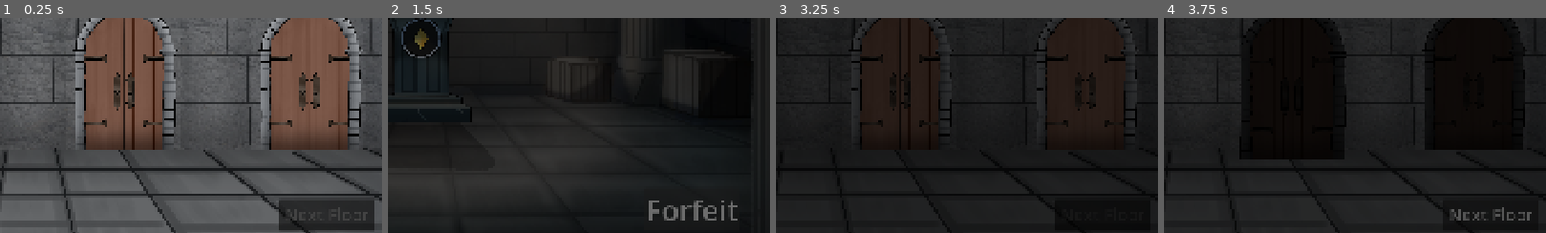
Above: before the commit, frames 1-4 (left to right).
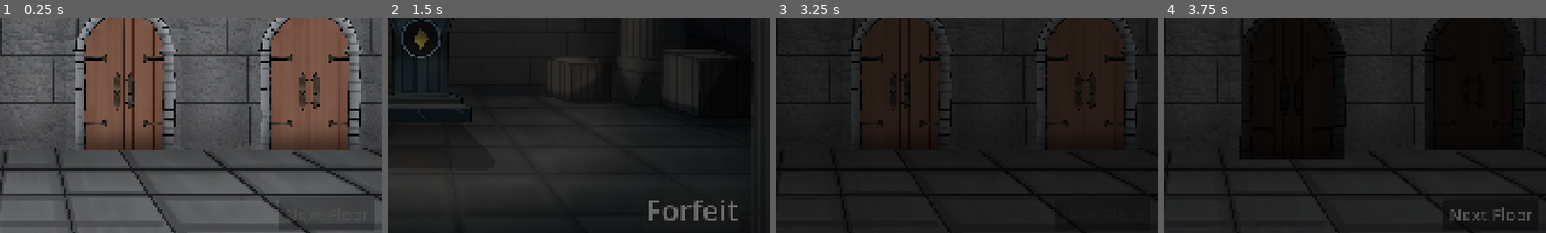
Above: after the commit, the same moments.

Repository: GanisAD/SCOUNDREL-COMPFEST-18-IGI
Game: Godot game, scene res://Scene/explore.tscn
The game is run twice, just before and just after one commit, with the same random seed, the same clock (stepped at 60 frames per second) and the same inputs.
Inputs (mouse positions are % of the whole screen's width and height, from its top left):
- Up to frame 1 (0.25 s): no input
- Up to frame 2 (1.5 s): tap Enter at 0.5 s; drag from (3, 40) to (60, 28) at 0.52 s; click "Forfeit" at 1.25 s
- Up to frame 3 (3.25 s): drag from (28, 40) to (45, 70) at 2.02 s; click "Forfeit" at 2.75 s
- Up to frame 4 (3.75 s): move the mouse to (52, 40) at 3.52 s; press the mouse at (52, 40) at 3.53 s
The pictures show only the part of the screen within x 46-96%, y 44-94%; the shares and areas given below are measured in that part.

The runs differ from the first frame. In frame 1, 2.0% of the frame differs, in the area x 73-98%, y 84-97%; in frame 2, nothing differs; in frame 3, less than 0.1%; in frame 4, nothing differs.

Commit message:
refactoring exploration caps

Diff:
--- a/Script/Exploration/dungeon_manager.gd
+++ b/Script/Exploration/dungeon_manager.gd
@@ -18,8 +18,12 @@
 			door.door_index = i
 			door.door_selected.connect(_on_door_selected)
 
+	Events.floor_changed.connect(_on_floor_changed)
 	update_floor_ui()
 	setup_doors_state()
+
+func _on_floor_changed(new_floor: int, _max_floor: int) -> void:
+	update_floor_ui(new_floor)
 
 func setup_doors_state() -> void:
 	# Cek apakah GameManager sudah memiliki data pintu dari sebelum forfeit/battle
@@ -40,22 +44,21 @@
 		if door:
 			door.set_door_state(Door.State.DISABLED)
 
-	GameManager.explored_room += 1
+	GameManager.record_room_explored()
 	GameManager.enter_room(selected_room, index)
 
 func _on_elevator_used() -> void:
-
-	if GameManager.current_floor == GameManager.max_floor:
+	if GameManager.is_at_max_floor():
+		print("DungeonManager: Mencapai akhir labirin (lantai maksimum)!")
+		Events.dungeon_completed.emit()
 		return
 
-	GameManager.current_floor += 1
-	GameManager.explored_room = 0
-	update_floor_ui()
-	reroll_all_doors()
+	if GameManager.advance_floor():
+		reroll_all_doors()
 
-func update_floor_ui() -> void:
+func update_floor_ui(floor_number: int = GameManager.current_floor) -> void:
 	if floor_label:
-		floor_label.text = "Current Floor : %d" % GameManager.current_floor
+		floor_label.text = "Current Floor : %d" % floor_number
 	else:
 		push_error("DungeonManager: floor_label TIDAK DITEMUKAN / NULL!")
 
--- a/Script/Exploration/elevator.gd
+++ b/Script/Exploration/elevator.gd
@@ -8,15 +8,27 @@
 	# Menghubungkan sinyal klik bawaan Button ke pemancar sinyal elevator_used
 	pressed.connect(_on_pressed)
 
-func _process(_delta: float) -> void:
-	if GameManager.explored_room < GameManager.min_explored_room:
-		modulate = Color(0.3, 0.3, 0.3)
-		mouse_filter = Control.MOUSE_FILTER_IGNORE
-	else:
+	# Dengarkan perubahan progres eksplorasi secara reaktif
+	Events.room_exploration_changed.connect(_on_room_exploration_changed)
+
+	# Inisialisasi tampilan awal sesuai data di GameManager
+	update_state(GameManager.explored_room, GameManager.MIN_EXPLORED_ROOM_PER_FLOOR)
+
+func _on_room_exploration_changed(current: int, required_min: int) -> void:
+	update_state(current, required_min)
+
+func update_state(current: int, required_min: int) -> void:
+	var is_unlocked: bool = current >= required_min
+	disabled = not is_unlocked
+
+	if is_unlocked:
 		modulate = Color.WHITE
 		mouse_filter = Control.MOUSE_FILTER_STOP
-
+	else:
+		modulate = Color(0.4, 0.4, 0.4)
+		mouse_filter = Control.MOUSE_FILTER_IGNORE
 
 func _on_pressed() -> void:
-	print("Elevator: Tombol dipencet!")
-	elevator_used.emit()
+	if not disabled:
+		print("Elevator: Tombol dipencet!")
+		elevator_used.emit()
--- a/Script/Game_System/eventBus.gd
+++ b/Script/Game_System/eventBus.gd
@@ -101,3 +101,20 @@
 ## Sinyal umum yang dapat dipancarkan oleh komponen UI saat tombol umum ditekan.
 @warning_ignore("unused_signal")
 signal ui_button_clicked
+
+
+# ==========================================
+# EVENT EKSPLORASI & PROGRESSI LABIRIN
+# ==========================================
+
+## Dipanggil saat lantai berubah (lantai baru dinaiki).
+@warning_ignore("unused_signal")
+signal floor_changed(current_floor: int, max_floor: int)
+
+## Dipanggil saat jumlah ruangan yang dijelajahi pada lantai saat ini berubah.
+@warning_ignore("unused_signal")
+signal room_exploration_changed(current: int, required_min: int)
+
+## Dipanggil saat pemain menyelesaikan lantai maksimum (mencapai atap labirin / boss akhir).
+@warning_ignore("unused_signal")
+signal dungeon_completed
--- a/Script/Game_System/game_manager.gd
+++ b/Script/Game_System/game_manager.gd
@@ -1,11 +1,16 @@
 # game_manager.gd
 extends Node
 
+# --- KONFIGURASI BATAS PROGRES (CAPS) ---
+const MIN_EXPLORED_ROOM_PER_FLOOR: int = 3
+const MAX_ROOMS_PER_FLOOR: int = 4
+const MAX_FLOOR: int = 13
+
 # --- DATA PROGRES PEMAIN (RUN DATA) ---
 var current_floor: int = 1
-var max_floor: int = 13
+var max_floor: int = MAX_FLOOR
 var explored_room: int = 0
-var min_explored_room: int = 3
+var min_explored_room: int = MIN_EXPLORED_ROOM_PER_FLOOR
 var player_hp: int = 100
 var max_hp: int = 100
 var player_gold: int = 0
@@ -23,14 +28,47 @@
 
 # --- FUNGSI PENGELOLAAN DATA ---
 
+## Memeriksa apakah pemain sudah memenuhi batas minimal eksplorasi untuk memakai elevator
+func can_use_elevator() -> bool:
+	return explored_room >= MIN_EXPLORED_ROOM_PER_FLOOR
+
+## Memeriksa apakah pemain sudah mencapai lantai teratas/maksimum
+func is_at_max_floor() -> bool:
+	return current_floor >= MAX_FLOOR
+
+## Menambahkan progres ruangan yang telah dikunjungi dan memancarkan sinyal pembaruan
+func record_room_explored() -> void:
+	explored_room = mini(explored_room + 1, MAX_ROOMS_PER_FLOOR)
+	Events.room_exploration_changed.emit(explored_room, MIN_EXPLORED_ROOM_PER_FLOOR)
+
+## Berpindah ke lantai berikutnya jika belum mencapai batas maksimum.
+## Mengembalikan true jika berhasil naik lantai, atau false jika sudah di lantai maksimum.
+func advance_floor() -> bool:
+	if is_at_max_floor():
+		push_warning("GameManager: Sudah berada di lantai maksimum (%d)!" % MAX_FLOOR)
+		return false
+
+	current_floor += 1
+	explored_room = 0
+	active_doors_data.clear()
+	active_doors_states.clear()
+
+	Events.floor_changed.emit(current_floor, MAX_FLOOR)
+	Events.room_exploration_changed.emit(explored_room, MIN_EXPLORED_ROOM_PER_FLOOR)
+	return true
+
 ## Dipanggil saat memulai permainan/run baru dari awal
 func start_new_run() -> void:
 	current_floor = 1
 	explored_room = 0
 	active_doors_data.clear()
+	active_doors_states.clear()
 	player_hp = max_hp
 	player_gold = 0
 	current_room_data = null
+
+	Events.floor_changed.emit(current_floor, MAX_FLOOR)
+	Events.room_exploration_changed.emit(explored_room, MIN_EXPLORED_ROOM_PER_FLOOR)
 	print("New Run Started!")
 
 ## Menyimpan data ruangan terpilih dan berpindah ke scene tujuan
